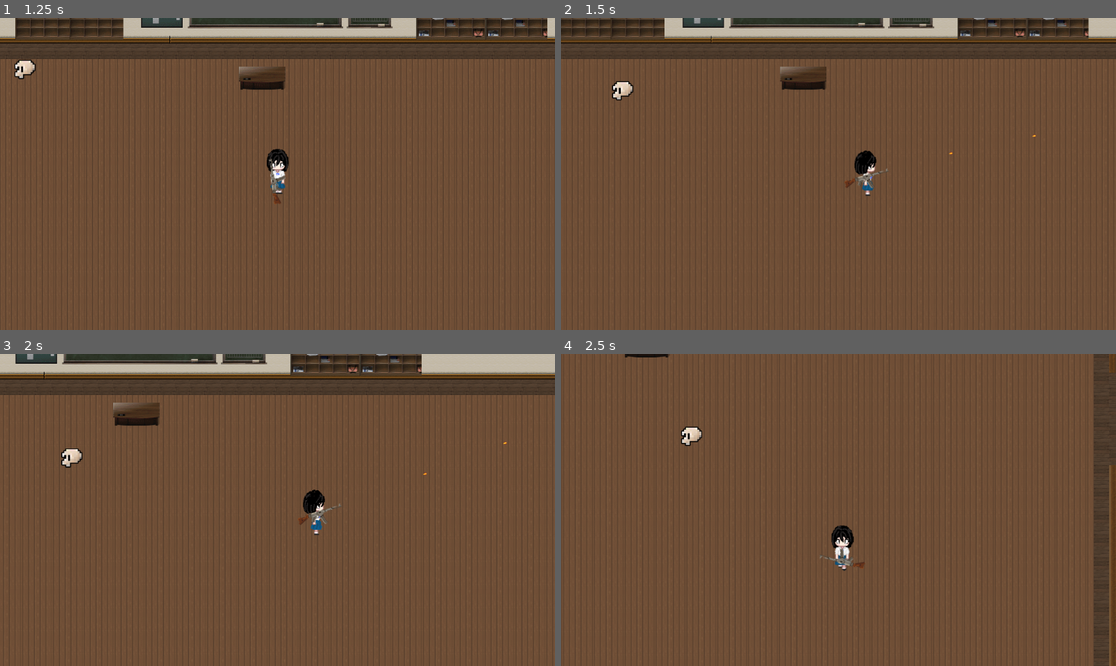
Above: before the commit, frames 1-4 (two rows, left to right).
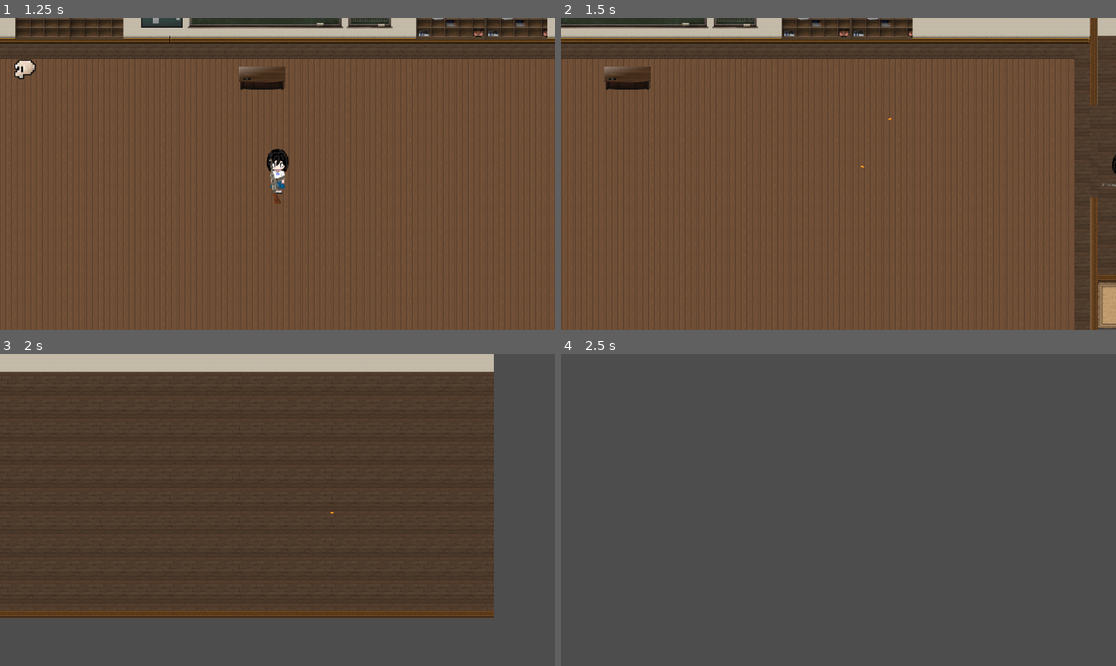
Above: after the commit, the same moments.

Repository: Nothaigroup/real-game
Game: Godot game, scene res://main_menu.tscn
Two runs of this game, one before a commit and one after it. Both use one fixed random seed, a clock stepped at 60 frames per second and the inputs below.
Inputs (mouse positions are in pixels of both pictures, inside the frame that each line leads up to):
- Up to frame 1 (1.25 s): click "Play" at 0.5 s
- Up to frame 2 (1.5 s): move the mouse to (960, 158) at 1.27 s; press the mouse at (960, 158) at 1.28 s; hold Right (ui_right) from 1.28 s (still down)
- Up to frame 3 (2 s): keep holding Right (ui_right)
- Up to frame 4 (2.5 s): move the mouse to (727, 525) at 2.02 s; release Right (ui_right) at 2.03 s; release the mouse at (727, 525) at 2.03 s; hold Down (ui_down) from 2.03 s (still down); click (727, 525) at 2.1 s

Frame 1 is identical in both runs. In frame 2, 13% of the frame differs, in the area x 0-100%, y 0-100%; in frame 3, 81%; in frame 4, 100%.

Commit message:
Speed Player 5000
Speed Player 5000

Diff:
--- a/gdscript/player.gd
+++ b/gdscript/player.gd
@@ -1,6 +1,6 @@
 extends CharacterBody2D
 
-@export var speed = 500
+@export var speed = 5000
 @onready var animation = $AnimationPlayer
 
 func handleInput():
